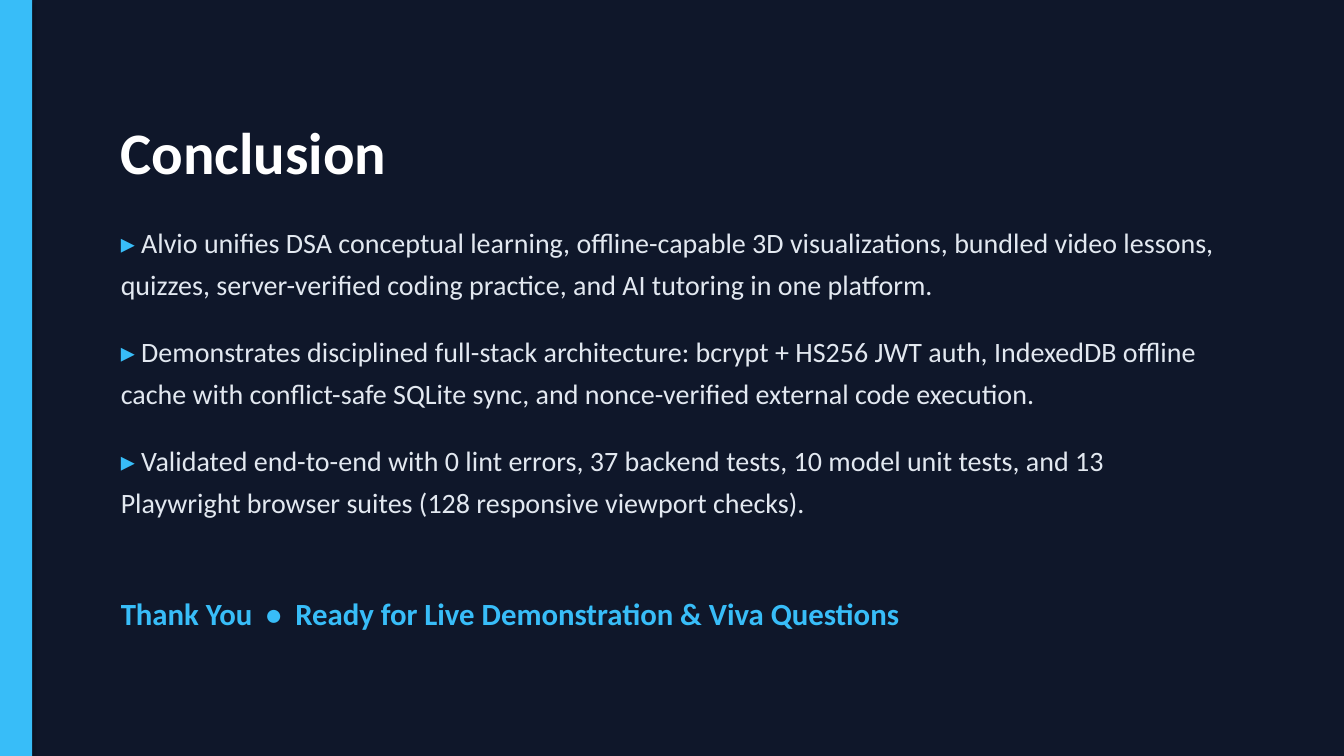
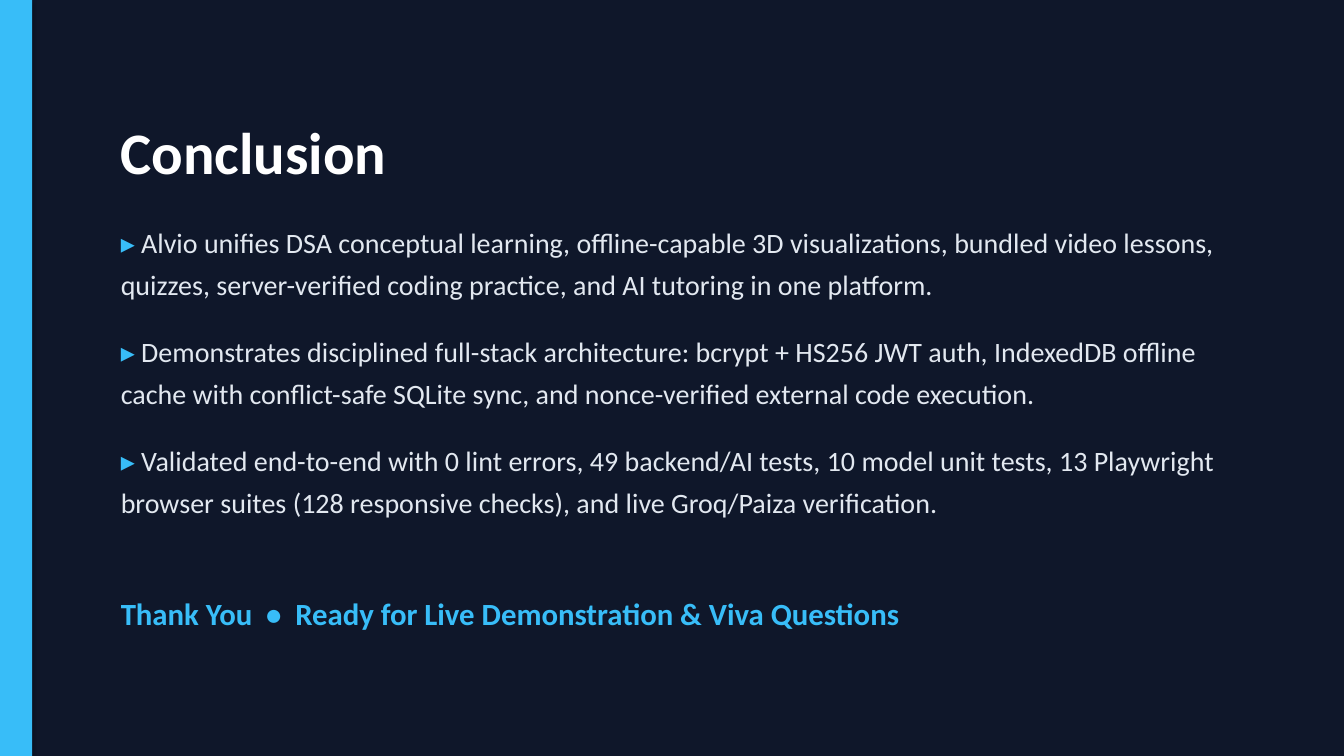
Before and after one commit to Abhiram-C-Divakaran/Alvio, a slide deck: slide 12 of docs/alvio-final-presentation.pptx. Drawn at 1344x756 pixels with LibreOffice and Linux fonts; fonts in the diff are those of the drawing. Boxes give left, top, right and bottom in pixels: in the first picture for what was removed or moved away, otherwise in the second. Text is boxed around its words. In the diff, an @@ line names an element or a change of style, - is before the commit and + after.

Commit message:
Add final release regression tests, harden Coding AI SSE errors, and sync verification docs

```diff
--- a/docs/alvio-final-presentation.pptx
+++ b/docs/alvio-final-presentation.pptx
@@ text at bbox=[121, 451, 1214, 518]: text changed @@
-▸ Validated end-to-end with 0 lint errors, 37 backend tests, 10 model unit tests, and 13 Playwright browser suites (128 responsive viewport checks).
+▸ Validated end-to-end with 0 lint errors, 49 backend/AI tests, 10 model unit tests, 13 Playwright browser suites (128 responsive checks), and live Groq/Paiza verification.
```
Also in this commit, not shown: 2 other slides changed, 12 other files.
